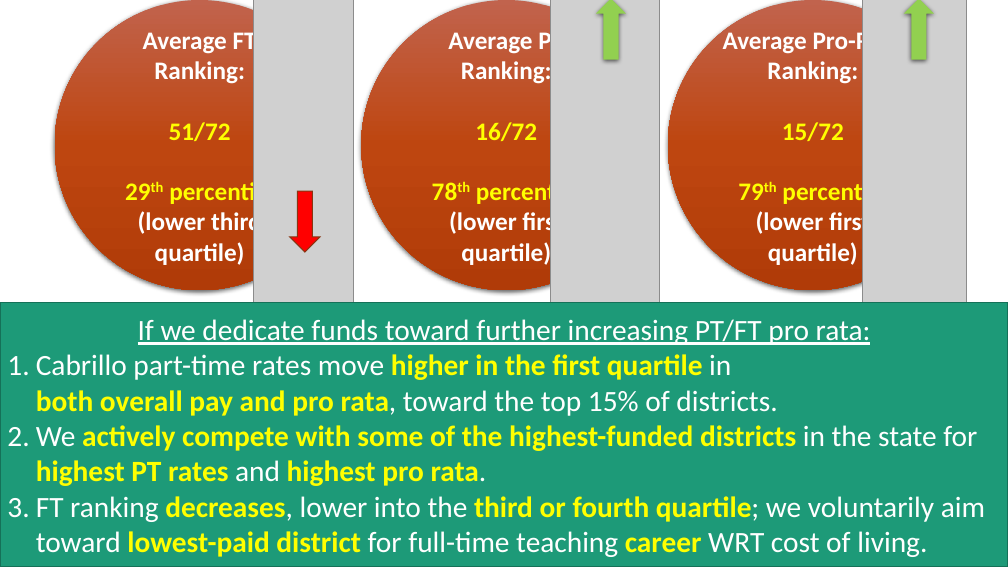
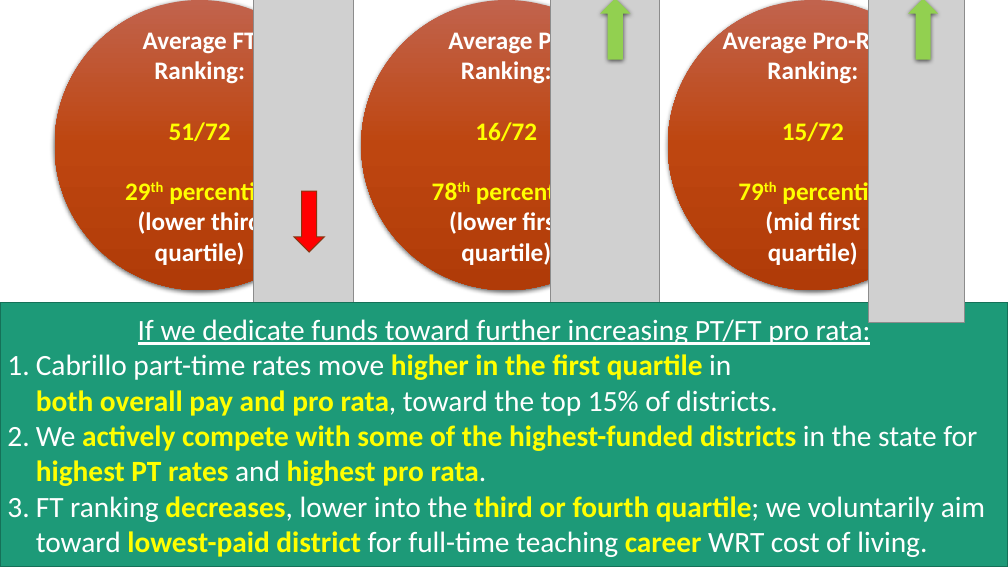
Before and after one commit to jeffreybergamini/ccc-salary-study, a slide deck: slide 12 of cabrillo-summary.pptx. Drawn at 1008x567 pixels with LibreOffice and Linux fonts; fonts in the diff are those of the drawing; grey boxes stand for pictures. Boxes give left, top, right and bottom in pixels: in the first picture for what was removed or moved away, otherwise in the second. Text is boxed around its words. In the diff, an @@ line names an element or a change of style, - is before the commit and + after.

```diff
--- a/cabrillo-summary.pptx
+++ b/cabrillo-summary.pptx
@@ picture: place and size @@
-picture at (863,0,967,325)
+picture at (869,0,964,322)
@@ 3 up arrows: place and size @@
-3 up arrows at (290,0,934,253)
+3 up arrows at (294,0,938,253)
@@ text in ellipse at (765,211,860,265): text changed @@
-(lower first quartile)
+(mid first quartile)
```
Also in this commit, not shown: 2 other slides changed, 2 other files.
